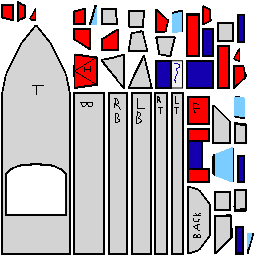
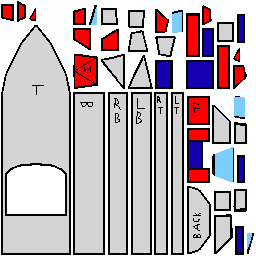
Comparing the layer stacks of the two 256px x 256px images. Changes:
painted on "boat.png" over [172, 60, 184, 89]
